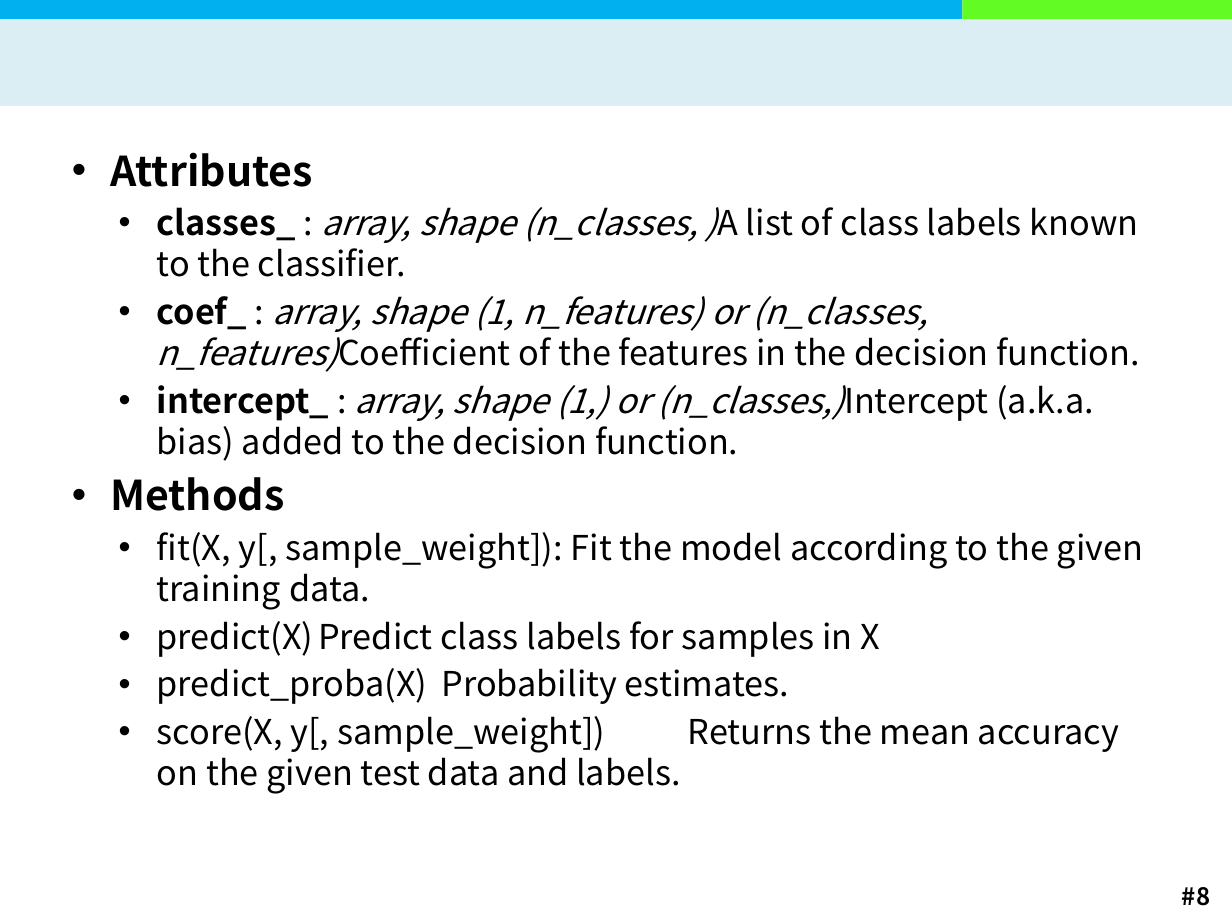
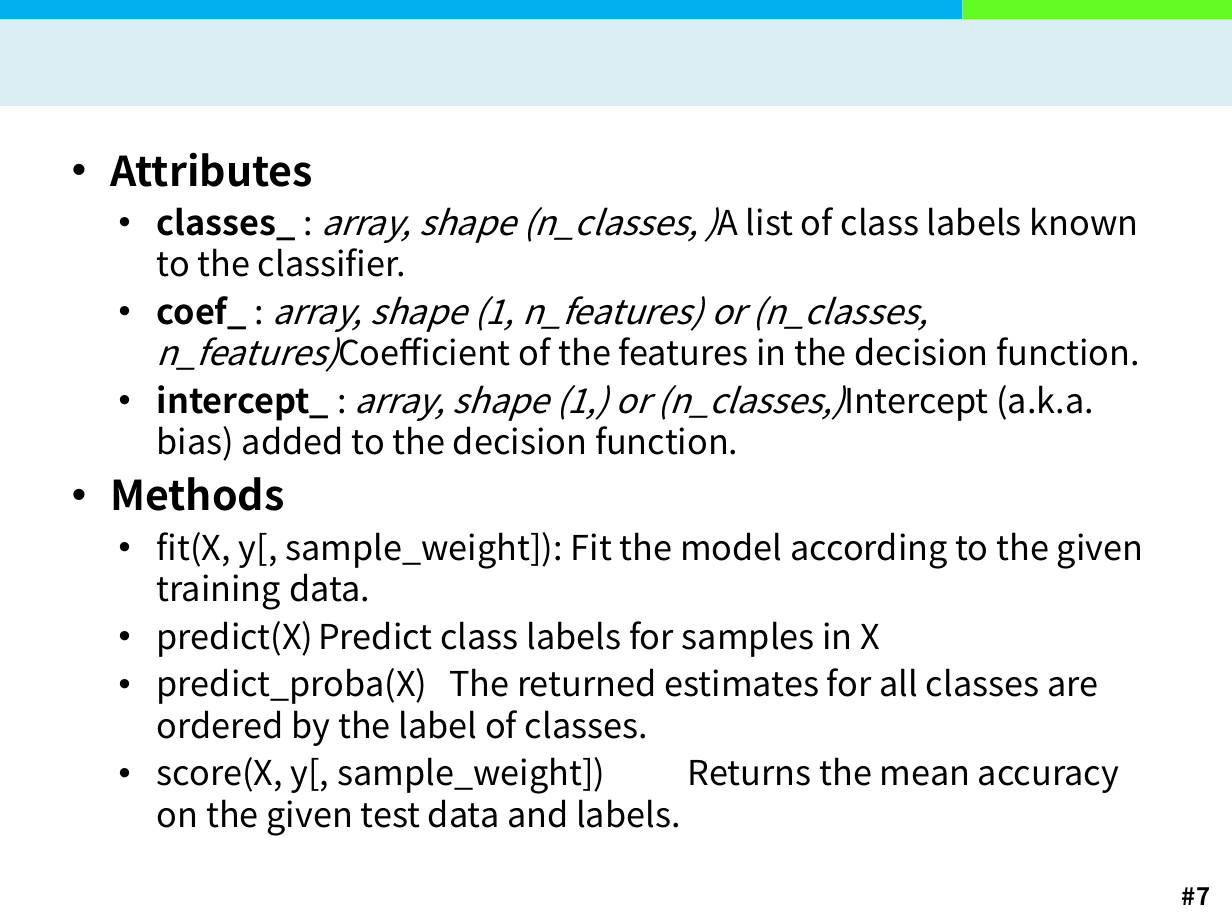
Before and after one commit to kyengee/University, a slide deck: slide 7 of 4-1/빅데이터/16 로지스틱 회귀분석/16 로지스틱 회귀분석.pptx (slide 8 before the commit). Drawn at 1232x924 pixels with LibreOffice and Linux fonts; fonts in the diff are those of the drawing; background and template pictures are left out. Boxes give left, top, right and bottom in pixels: in the first picture for what was removed or moved away, otherwise in the second. Text is boxed around its words. In the diff, an @@ line names an element or a change of style, - is before the commit and + after.

```diff
--- a/4-1/빅데이터/16 로지스틱 회귀분석/16 로지스틱 회귀분석.pptx
+++ b/4-1/빅데이터/16 로지스틱 회귀분석/16 로지스틱 회귀분석.pptx
@@ text at (x1=157, y1=668, x2=1098, y2=746): text changed @@
-  • predict_proba(X) Probability estimates.
+  • predict_proba(X) The returned estimates for all classes are ordered by the label of classes.
@@ page number at (x1=1182, y1=887, x2=1210, y2=905): text changed @@
-#8
+#7
```
Also in this commit, not shown: 4 slides added, 2 slides removed, 4 other files.
